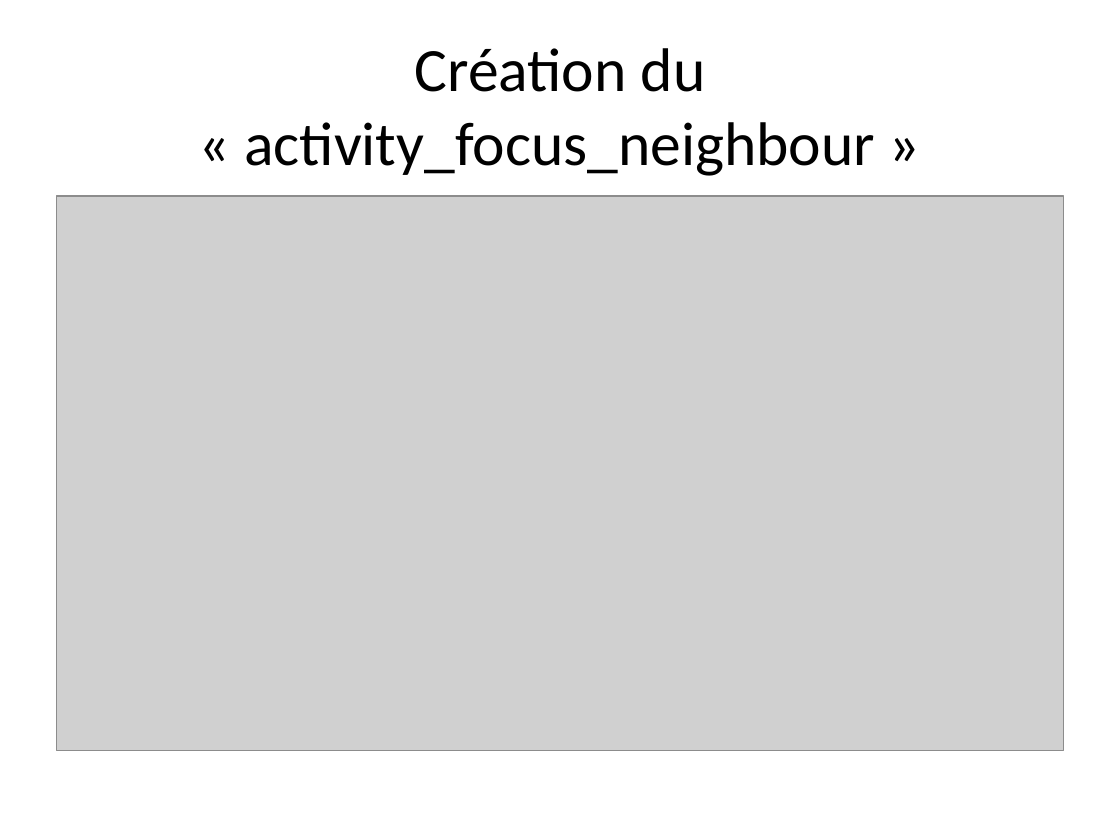
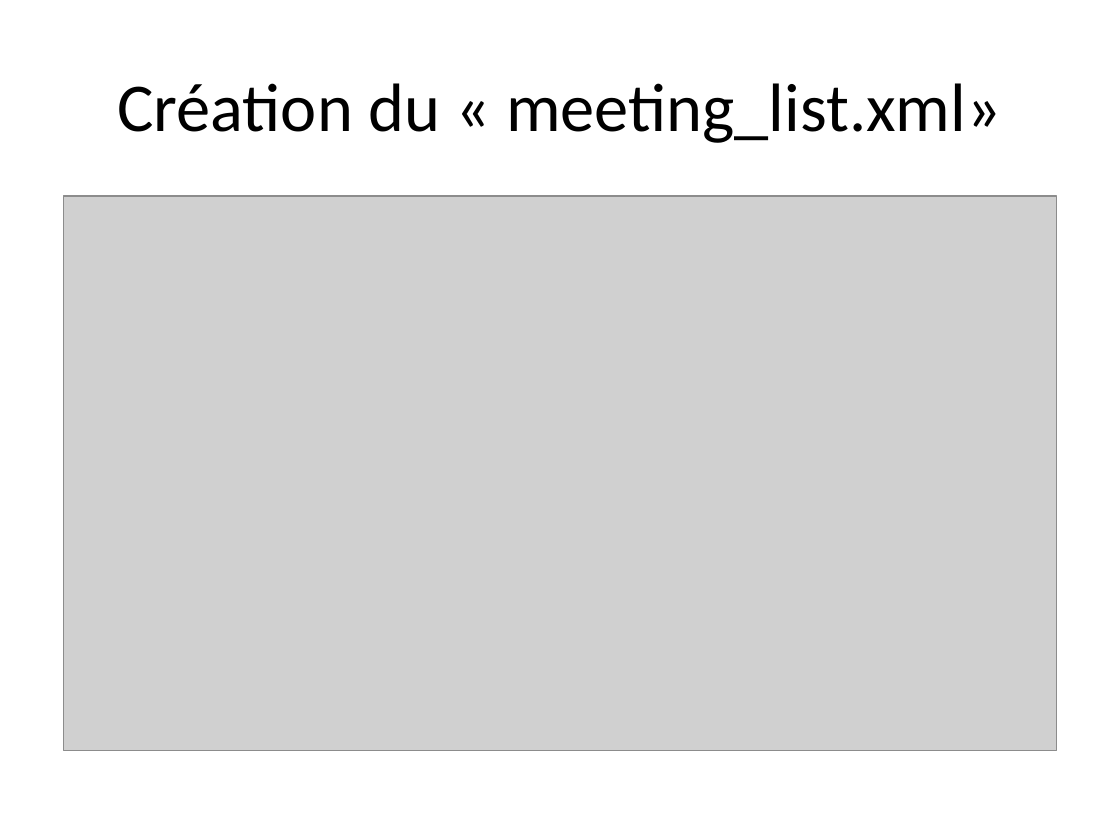
Before and after one commit to Luck-art/Projet_4_android, a slide deck: slide 4 of powerpoint/projet_4_powerpoint.pptx. Drawn at 1120x840 pixels with LibreOffice and Linux fonts; fonts in the diff are those of the drawing; grey boxes stand for pictures. Boxes give left, top, right and bottom in pixels: in the first picture for what was removed or moved away, otherwise in the second. Text is boxed around its words. In the diff, an @@ line names an element or a change of style, - is before the commit and + after.

```diff
--- a/powerpoint/projet_4_powerpoint.pptx
+++ b/powerpoint/projet_4_powerpoint.pptx
@@ title at [117, 83, 1001, 143]: text changed; size 39.6 to 44 pt @@
-Création du « activity_focus_neighbour »
+Création du « meeting_list.xml»
@@ picture: place and size @@
-picture at [56, 196, 1064, 750]
+picture at [63, 196, 1056, 750]
```
Also in this commit, not shown: 7 other slides changed, 9 slides added, 2 slides removed, 7 other files.
